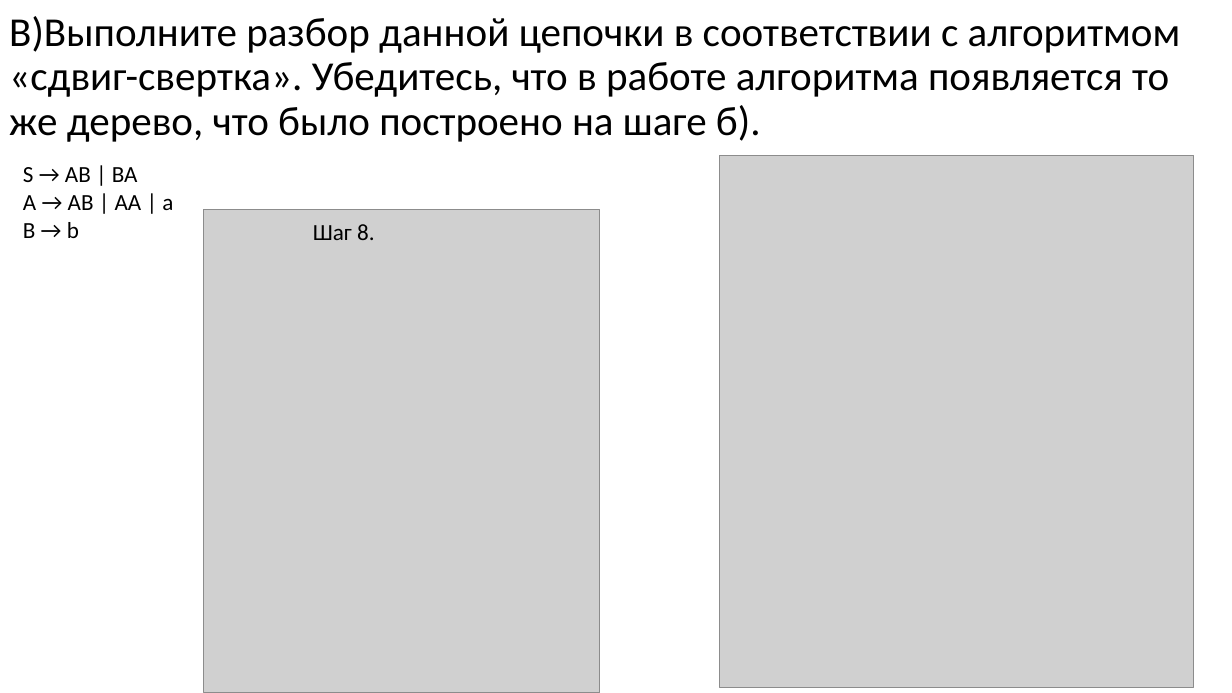
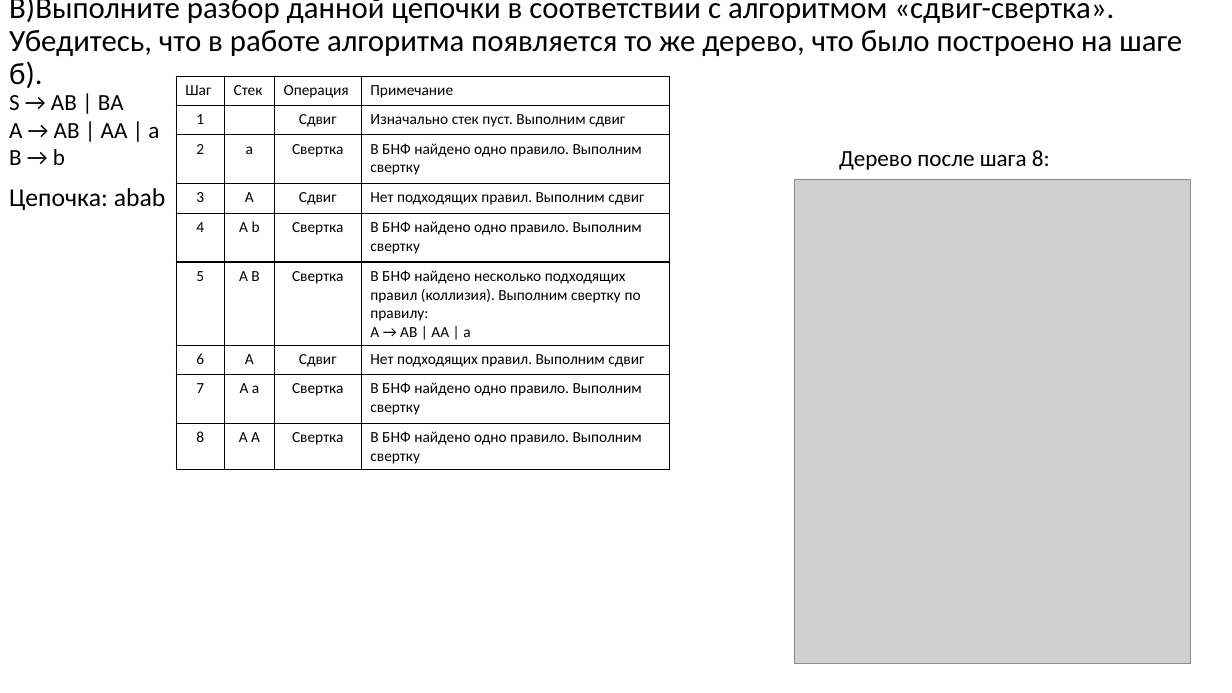
Before and after one commit to goddamnteam/korzun, a slide deck: slide 14 of task7.pptx. Drawn at 1232x693 pixels with LibreOffice and Linux fonts; fonts in the diff are those of the drawing; grey boxes stand for pictures. Boxes give left, top, right and bottom in pixels: in the first picture for what was removed or moved away, otherwise in the second. Text is boxed around its words. In the diff, an @@ line names an element or a change of style, - is before the commit and + after.

```diff
--- a/task7.pptx
+++ b/task7.pptx
@@ title "В)Выполните разбор данной цепочки в ..." at <box>9,0,1182,88</box>: size 32 to 24 pt @@
@@ text "S → AB | BA ...": place and size @@
-text "S → AB | BA ..." at <box>23,167,173,238</box>
+text "S → AB | BA ..." at <box>9,95,159,165</box>
@@ table added at <box>177,76,669,470</box>, 9 rows, 4 columns @@
+Шаг | Стек | Операция | Примечание
+1 |  | Сдвиг | Изначально стек пуст. Выполним сдвиг
+2 | a | Свертка | В БНФ найдено одно правило. Выполним свертку
+3 | A | Сдвиг | Нет подходящих правил. Выполним сдвиг
+4 | A b | Свертка | В БНФ найдено одно правило. Выполним свертку
+5 | A B | Свертка | В БНФ найдено несколько подходящих правил (коллизия). Выполним свертку по правилу: / A → AB | AA | a
+6 | A | Сдвиг | Нет подходящих правил. Выполним сдвиг
+7 | A a | Свертка | В БНФ найдено одно правило. Выполним свертку
+8 | A A | Свертка | В БНФ найдено одно правило. Выполним свертку
@@ picture removed at <box>720,155,1194,688</box> @@
@@ picture: place and size @@
-picture at <box>204,209,600,693</box>
+picture at <box>795,179,1190,664</box>
@@ text added at <box>839,150,1050,170</box>, 18 pt, text #000000 @@
+Дерево после шага 8:
@@ text added at <box>9,188,166,210</box>, 20 pt, text #000000 @@
+Цепочка: abab
@@ text removed at <box>313,224,375,240</box> @@
-Шаг 8.
```
Also in this commit, not shown: 19 other slides changed.
